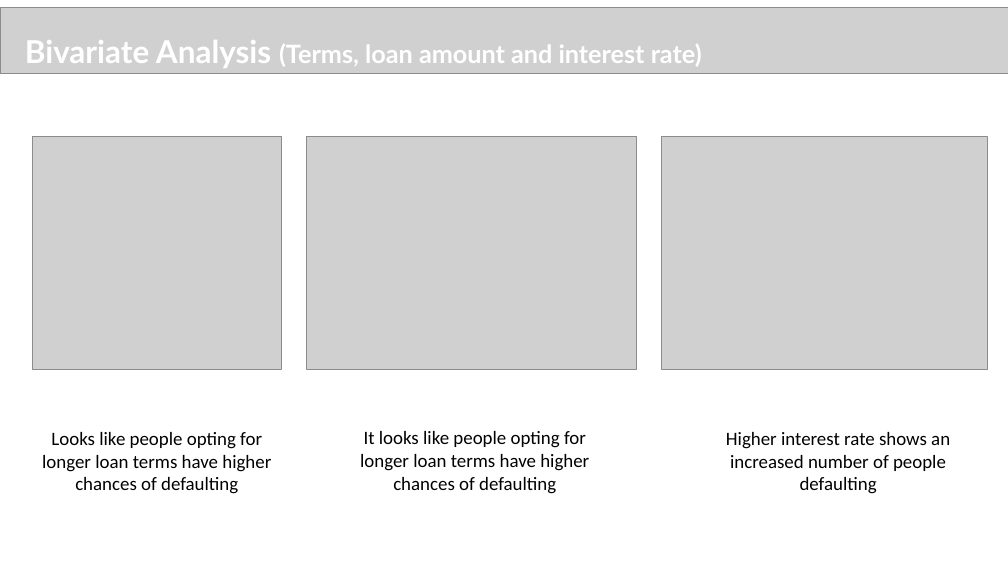
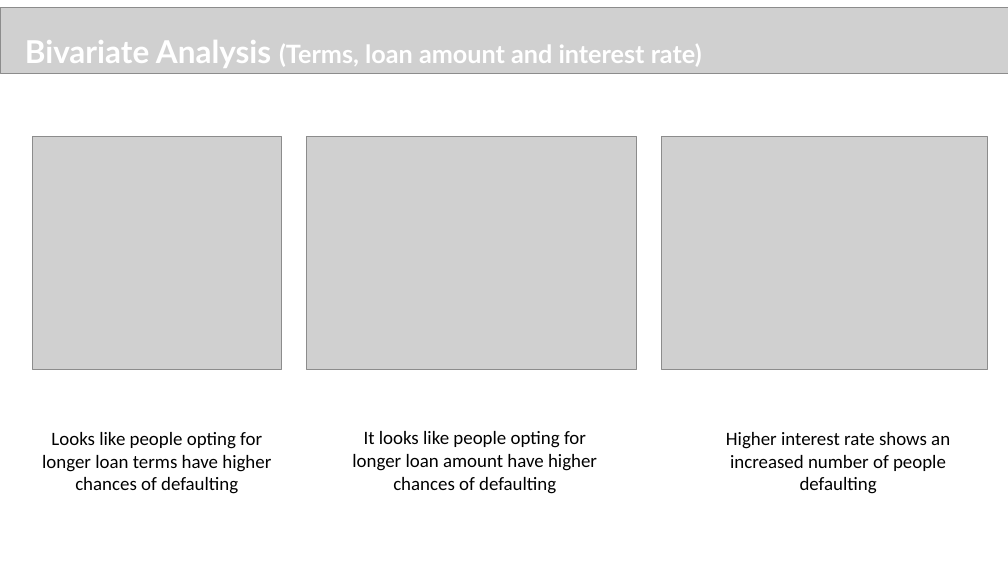
Before and after one commit to sureshballa/data-science-projects, a slide deck: slide 13 of Gramenar-case-study/FayizMayamVeettil_DDA1730041_main.pptx. Drawn at 1008x567 pixels with LibreOffice and Linux fonts; fonts in the diff are those of the drawing; grey boxes stand for pictures; background and template pictures are left out. Boxes give left, top, right and bottom in pixels: in the first picture for what was removed or moved away, otherwise in the second. Text is boxed around its words. In the diff, an @@ line names an element or a change of style, - is before the commit and + after.

```diff
--- a/Gramenar-case-study/FayizMayamVeettil_DDA1730041_main.pptx
+++ b/Gramenar-case-study/FayizMayamVeettil_DDA1730041_main.pptx
@@ text at box(352, 431, 597, 494): text changed @@
-It looks like people opting for longer loan terms have higher chances of defaulting
+It looks like people opting for longer loan amount have higher chances of defaulting
```
Also in this commit, not shown: 2 other slides changed.
